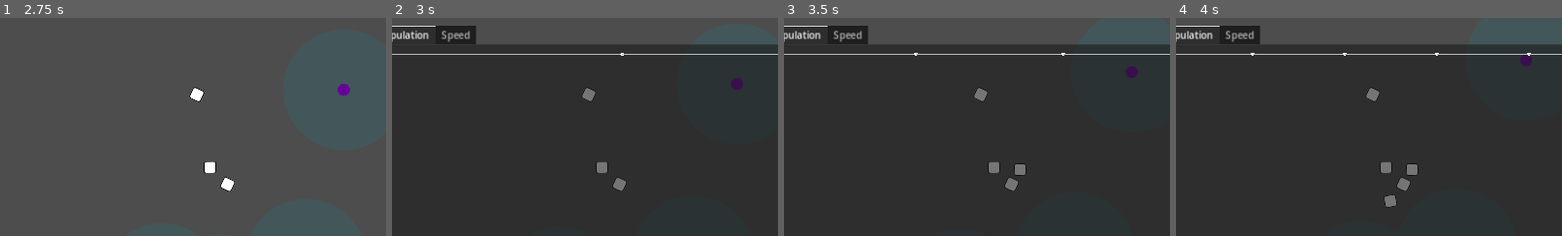
Above: before the commit, frames 1-4 (left to right).
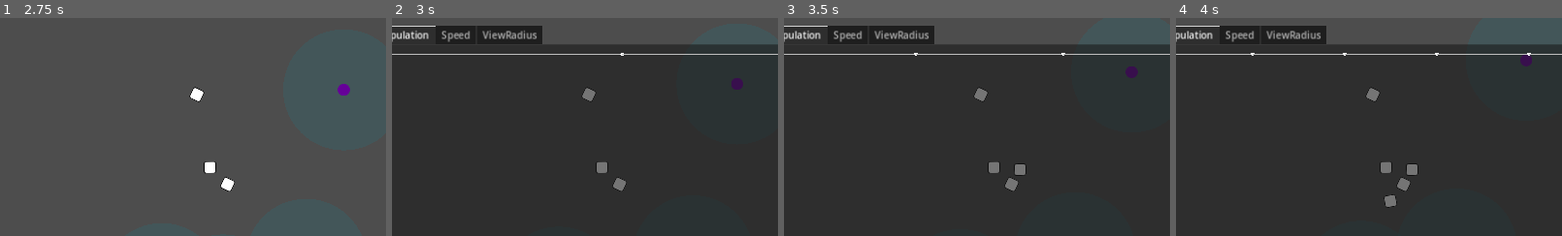
Above: after the commit, the same moments.

Repository: wivest/Natural-Selection
Game: Godot game, scene res://main.tscn
The game is run twice, just before and just after one commit, with the same random seed, the same clock (stepped at 60 frames per second) and the same inputs.
Inputs:
- Up to frame 1 (2.75 s): click "Restart" at 0.5 s; click "Restart" at 1.25 s; click "Restart" at 2 s
- Up to frame 2 (3 s): click "Statistics" at 2.75 s
- Up to frame 3 (3.5 s): no input
- Up to frame 4 (4 s): click "Current" at 3.5 s
The pictures show only the part of the screen within x 4-54%, y 0-50%; the shares and areas given below are measured in that part.

Frame 1 is identical in both runs. In frame 2, 1.2% of the frame differs, in the area x 21-39%, y 3-12%; in frame 3, 1.2%; in frame 4, 1.2%.

Commit message:
feat: create view radius chart

Diff:
--- a/ui/tabs/statistics/statistics.tscn
+++ b/ui/tabs/statistics/statistics.tscn
@@ -1,7 +1,8 @@
-[gd_scene load_steps=3 format=3 uid="uid://thhd74d7nm65"]
+[gd_scene load_steps=4 format=3 uid="uid://thhd74d7nm65"]
 
 [ext_resource type="PackedScene" uid="uid://bybyo71adhl4m" path="res://ui/tabs/statistics/population/chart.tscn" id="1_7me1r"]
 [ext_resource type="PackedScene" uid="uid://d4mdilcvrwcir" path="res://ui/tabs/statistics/speed/chart.tscn" id="2_fk7hp"]
+[ext_resource type="PackedScene" uid="uid://dl8qyr0shr4q7" path="res://ui/tabs/statistics/view_radius/chart.tscn" id="3_a6v70"]
 
 [node name="Statistics" type="TabContainer"]
 anchors_preset = 15
@@ -31,3 +32,14 @@
 
 [node name="Chart" parent="Speed" instance=ExtResource("2_fk7hp")]
 layout_mode = 2
+
+[node name="ViewRadius" type="MarginContainer" parent="."]
+visible = false
+layout_mode = 2
+theme_override_constants/margin_left = 16
+theme_override_constants/margin_top = 16
+theme_override_constants/margin_right = 16
+theme_override_constants/margin_bottom = 16
+
+[node name="Chart" parent="ViewRadius" instance=ExtResource("3_a6v70")]
+layout_mode = 2
--- /dev/null
+++ b/ui/tabs/statistics/view_radius/chart.tscn
@@ -0,0 +1,57 @@
+[gd_scene load_steps=6 format=3 uid="uid://dl8qyr0shr4q7"]
+
+[ext_resource type="Script" path="res://ui/tabs/statistics/chart/chart.gd" id="1_brqu8"]
+[ext_resource type="Script" path="res://ui/tabs/statistics/view_radius/getter.gd" id="2_l36he"]
+[ext_resource type="Script" path="res://ui/tabs/statistics/chart/counter.gd" id="3_f1wih"]
+
+[sub_resource type="Resource" id="Resource_k5l0t"]
+script = ExtResource("2_l36he")
+
+[sub_resource type="Resource" id="Resource_1oec1"]
+script = ExtResource("2_l36he")
+
+[node name="Chart" type="VBoxContainer"]
+anchors_preset = 15
+anchor_right = 1.0
+anchor_bottom = 1.0
+grow_horizontal = 2
+grow_vertical = 2
+
+[node name="Graph" type="Control" parent="."]
+layout_mode = 2
+size_flags_vertical = 3
+script = ExtResource("1_brqu8")
+getter = SubResource("Resource_k5l0t")
+
+[node name="Parameters" type="HBoxContainer" parent="."]
+layout_mode = 2
+
+[node name="Counter" type="Label" parent="Parameters"]
+layout_mode = 2
+size_flags_horizontal = 3
+script = ExtResource("3_f1wih")
+getter = SubResource("Resource_1oec1")
+
+[node name="Label" type="Label" parent="Parameters"]
+layout_mode = 2
+text = "Step"
+
+[node name="Step" type="SpinBox" parent="Parameters"]
+layout_mode = 2
+max_value = 5.0
+step = 0.02
+
+[node name="ViewMode" type="OptionButton" parent="Parameters"]
+layout_mode = 2
+item_count = 3
+selected = 0
+popup/item_0/text = "Current"
+popup/item_0/id = 0
+popup/item_1/text = "Page"
+popup/item_1/id = 1
+popup/item_2/text = "Full"
+popup/item_2/id = 2
+
+[node name="Clear" type="Button" parent="Parameters"]
+layout_mode = 2
+text = "Clear"
--- /dev/null
+++ b/ui/tabs/statistics/view_radius/getter.gd
@@ -0,0 +1,5 @@
+class_name ViewRadiusGetter
+extends Getter
+
+func get_value() -> float:
+	return Creature.average.view_radius.value
